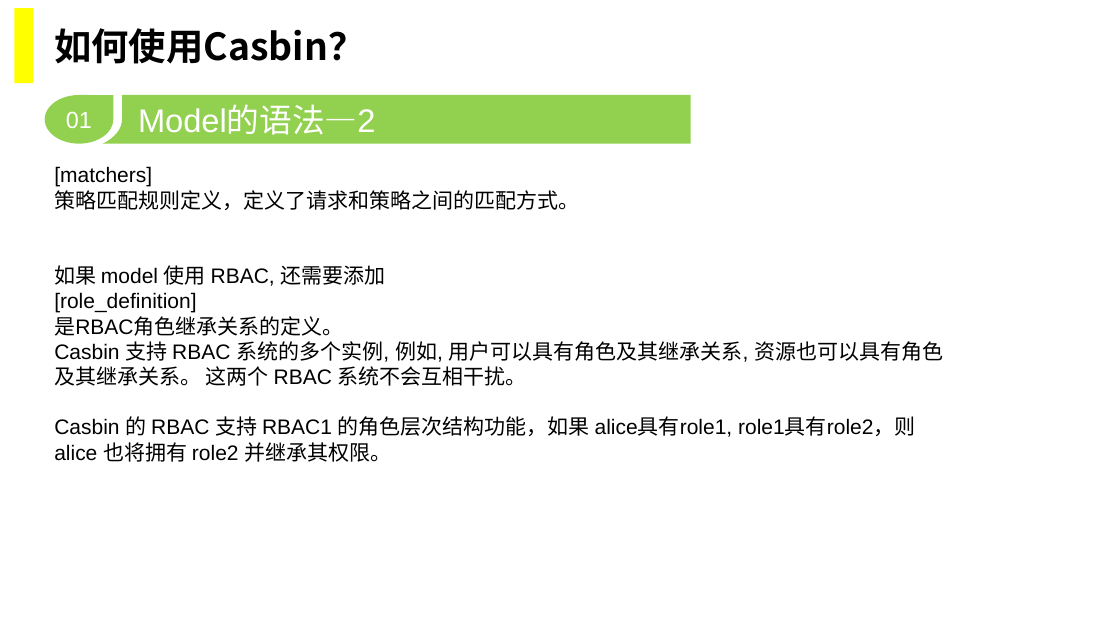
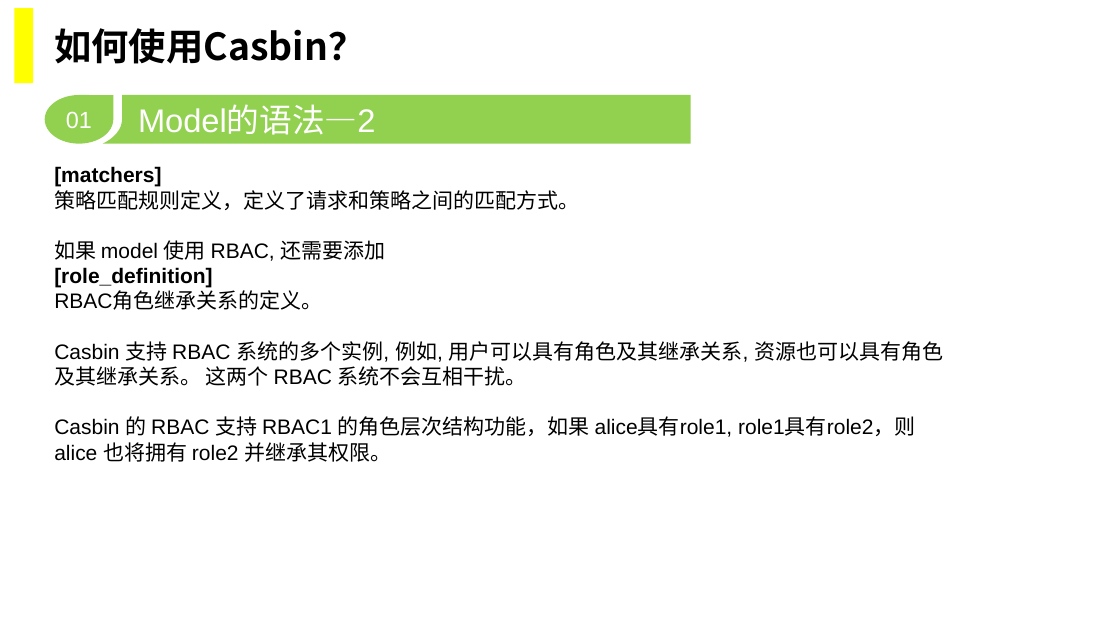
Before and after one commit to marvinang/learn_rust, a slide deck: slide 17 of casbin.pptx. Drawn at 1120x630 pixels with LibreOffice and Linux fonts; fonts in the diff are those of the drawing; background and template pictures are left out. Boxes give left, top, right and bottom in pixels: in the first picture for what was removed or moved away, otherwise in the second. Text is boxed around its words. In the diff, an @@ line names an element or a change of style, - is before the commit and + after.

```diff
--- a/casbin.pptx
+++ b/casbin.pptx
@@ text at bbox=[54, 166, 212, 288]: bold on in "[matchers]", "[role_definition]" @@
@@ text at bbox=[54, 292, 322, 310]: text changed @@
-是RBAC角色继承关系的定义。
+RBAC角色继承关系的定义。
```
Also in this commit, not shown: 12 other slides changed, 2 slides added.
